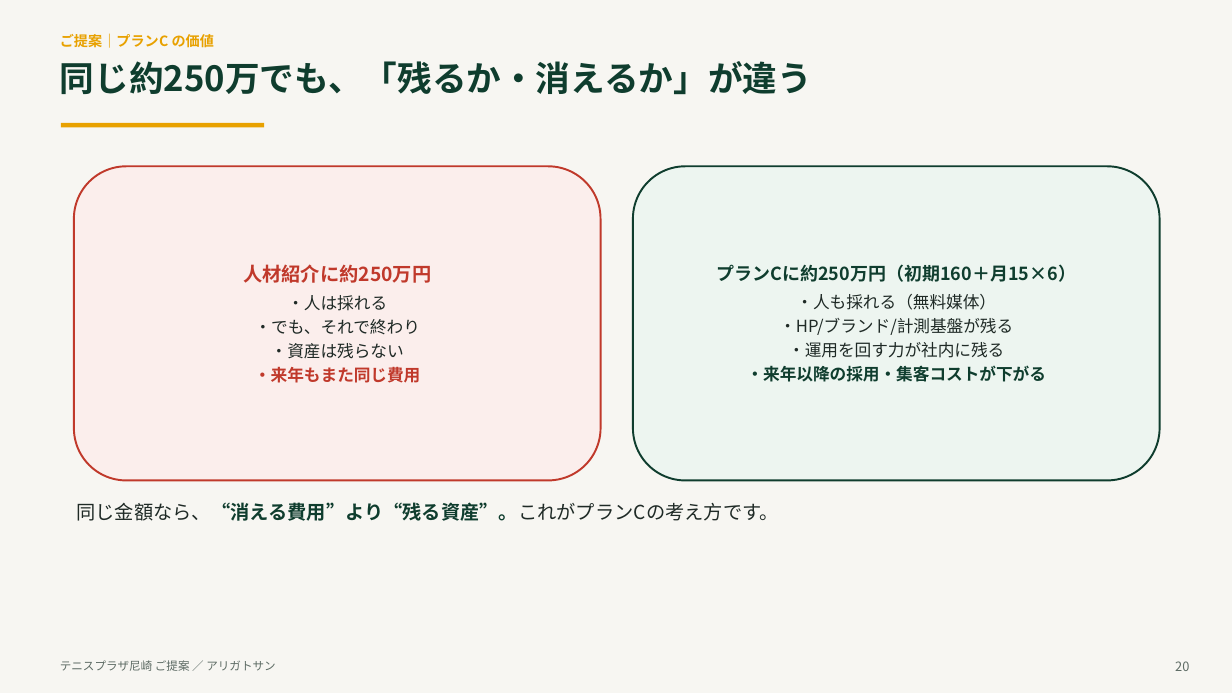
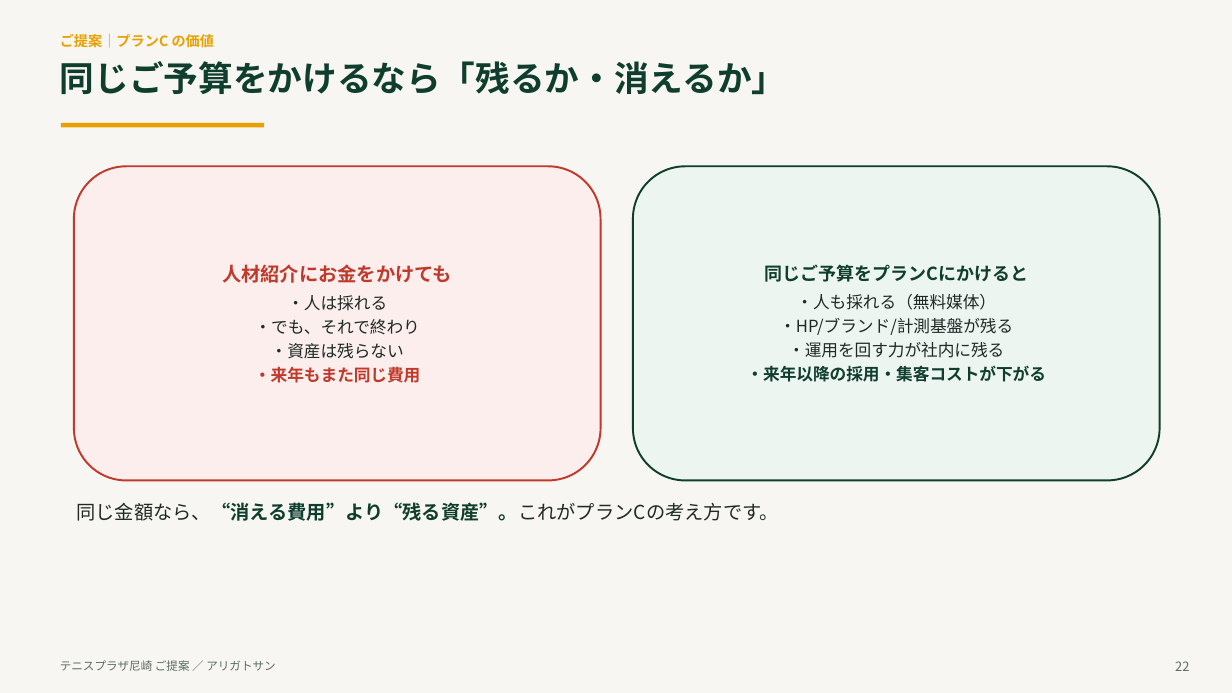
Before and after one commit to arigatosun/tennis-plaza-amagasaki, a slide deck: slide 23 of docs/00_提案・戦略/tennis_plaza_proposal_deck.pptx (slide 21 before the commit). Drawn at 1232x693 pixels with LibreOffice and Linux fonts; fonts in the diff are those of the drawing. Boxes give left, top, right and bottom in pixels: in the first picture for what was removed or moved away, otherwise in the second. Text is boxed around its words. In the diff, an @@ line names an element or a change of style, - is before the commit and + after.

```diff
--- a/docs/00_提案・戦略/tennis_plaza_proposal_deck.pptx
+++ b/docs/00_提案・戦略/tennis_plaza_proposal_deck.pptx
@@ text at bbox=[60, 61, 787, 95]: text changed @@
-同じ約250万でも、「残るか・消えるか」が違う
+同じご予算をかけるなら「残るか・消えるか」
@@ text in rounded rectangle at bbox=[222, 264, 452, 283]: text changed @@
-人材紹介に約250万円
+人材紹介にお金をかけても
@@ text in rounded rectangle at bbox=[764, 264, 1028, 282]: text changed @@
-プランCに約250万円（初期160＋月15×6）
+同じご予算をプランCにかけると
@@ text at bbox=[1175, 661, 1189, 671]: text changed @@
-20
+22
```
Also in this commit, not shown: 17 other slides changed, 2 slides added, 1 other file.
